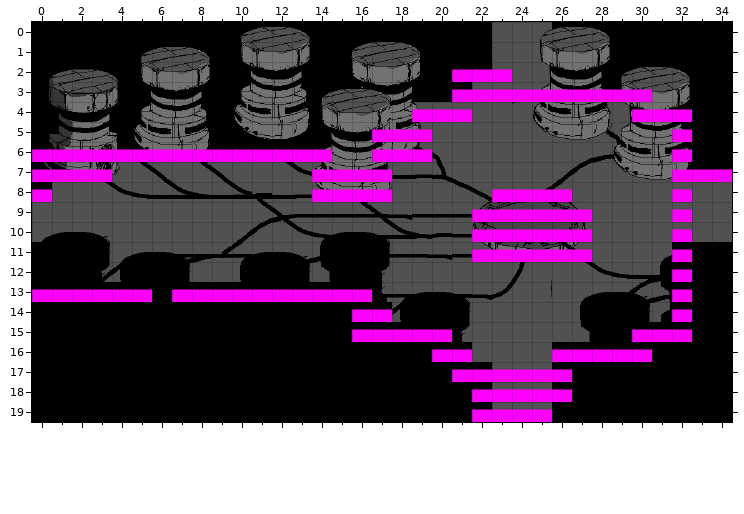
Two states of a Tiled map (JSON), assets/maps/finalchamber.tmj. The picture above was drawn from the file before the commit.
Cells are 32x32 px. Shown: x 0..34, y 0..19.
The same view after the edit:
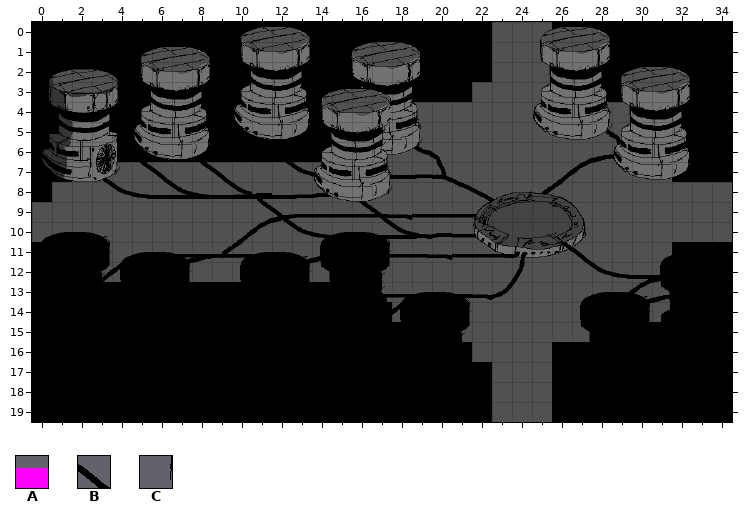
Key: from "finalchamber": A 32, B 119, C 290.
_ is an empty cell, . an unchanged one.
The exact change:
--- layer "wires"
@@ x 3..3 @@
- 7 _
+ 7 B
--- layer "more wires"
@@ x 25..25 @@
-13 C
+13 _
--- layer "collision" (now hidden)
@@ x 0..34 @@
- 2 .....................AAA...........
- 3 .....................AAAAAAAAAA....
- 4 ...................AAA........AAA..
- 5 .................AAA............A..
- 6 AAAAAAAAAAAAAAA..AAA............A..
- 7 AAAA..........AAAA..............AAA
- 8 A.............AAAA.....AAAA.....A..
- 9 ......................AAAAAA....A..
-10 ......................AAAAAA....A..
-11 ......................AAAAAA....A..
-12 ................................A..
-13 AAAAAA.AAAAAAAAAA...............A..
-14 ................AA..............A..
-15 ................AAAAA.........AAA..
-16 ....................AA....AAAAA....
-17 .....................AAAAAA........
-18 ......................AAAAA........
-19 ......................AAAA.........
+ 2 .....................___...........
+ 3 .....................__________....
+ 4 ...................___........___..
+ 5 .................___............_..
+ 6 _______________..___............_..
+ 7 ____..........____..............___
+ 8 _.............____.....____....._..
+ 9 ......................______...._..
+10 ......................______...._..
+11 ......................______...._..
+12 ................................_..
+13 ______.__________..............._..
+14 ................__.............._..
+15 ................_____.........___..
+16 ....................__...._____....
+17 .....................______........
+18 ......................_____........
+19 ......................____.........
Where, in picture pixels (left, top, right, bottom), the same in both pictures:
changed: (32, 69, 732, 422)
